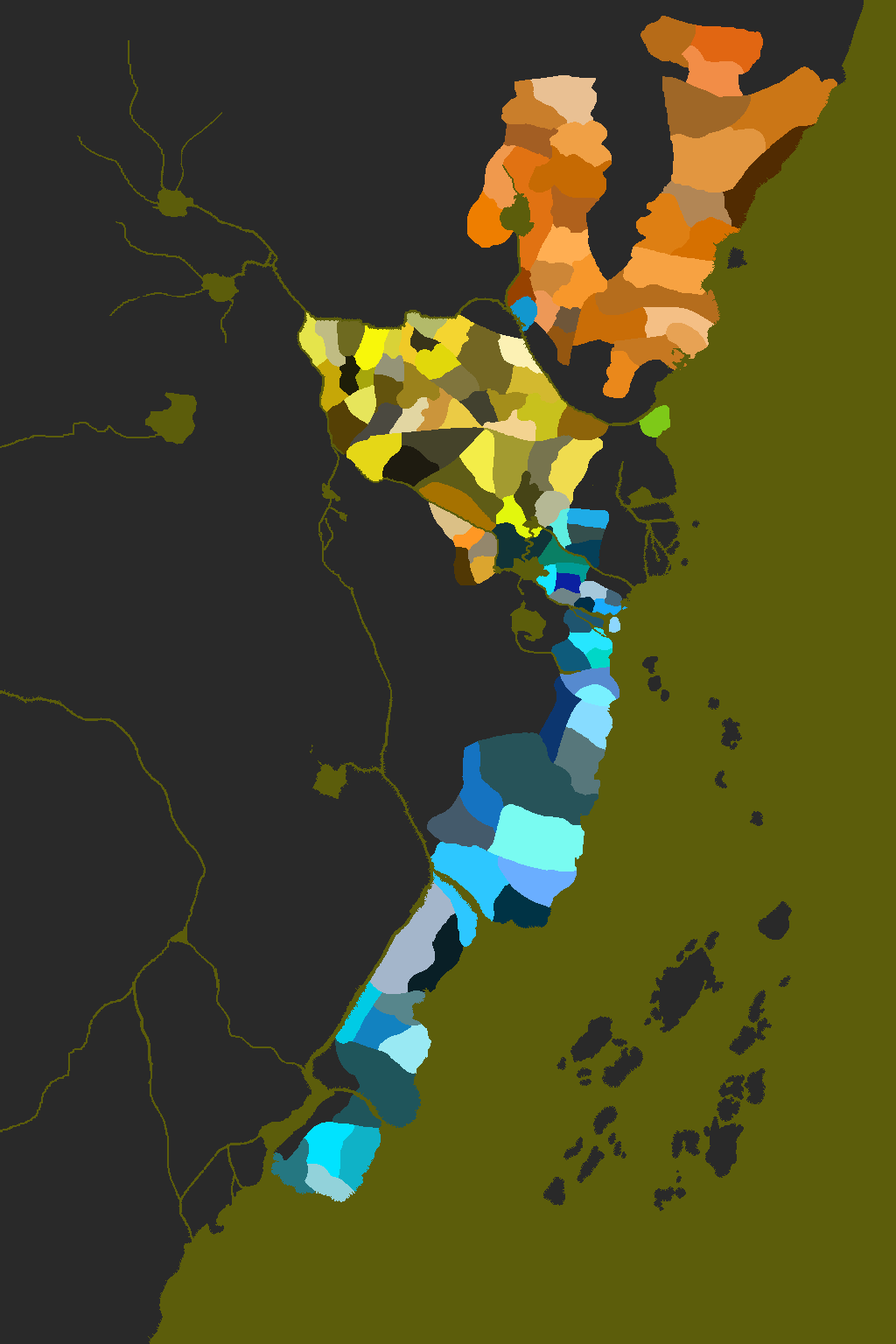
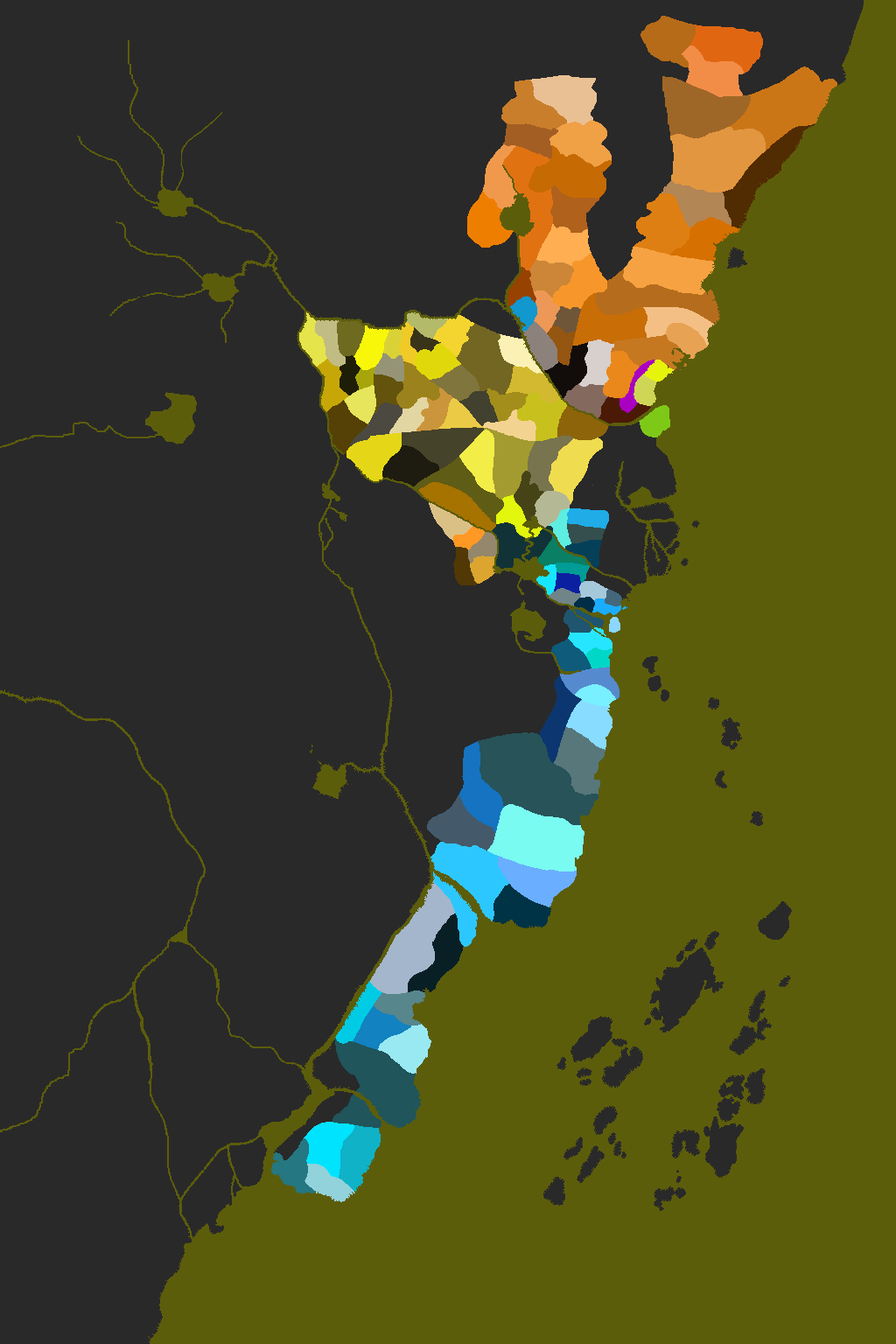
Layers edited between the first and the second 896 × 1344 image:
added group "un aligned lands" with 1 layers above "impassible terrains" over [523, 321, 651, 424]
added layer "shinsei bortherhood" in group "un aligned lands" over [523, 321, 651, 424]
added group "impassible terrains" with 1 layers above "minor clans" over [596, 339, 674, 413]
added layer "mountains" in group "impassible terrains" over [596, 339, 674, 413]
added group "minor clans" with 1 layers above "rokugan grey map" over [633, 359, 674, 406]
added layer "centiped" in group "minor clans" over [633, 359, 674, 406]
